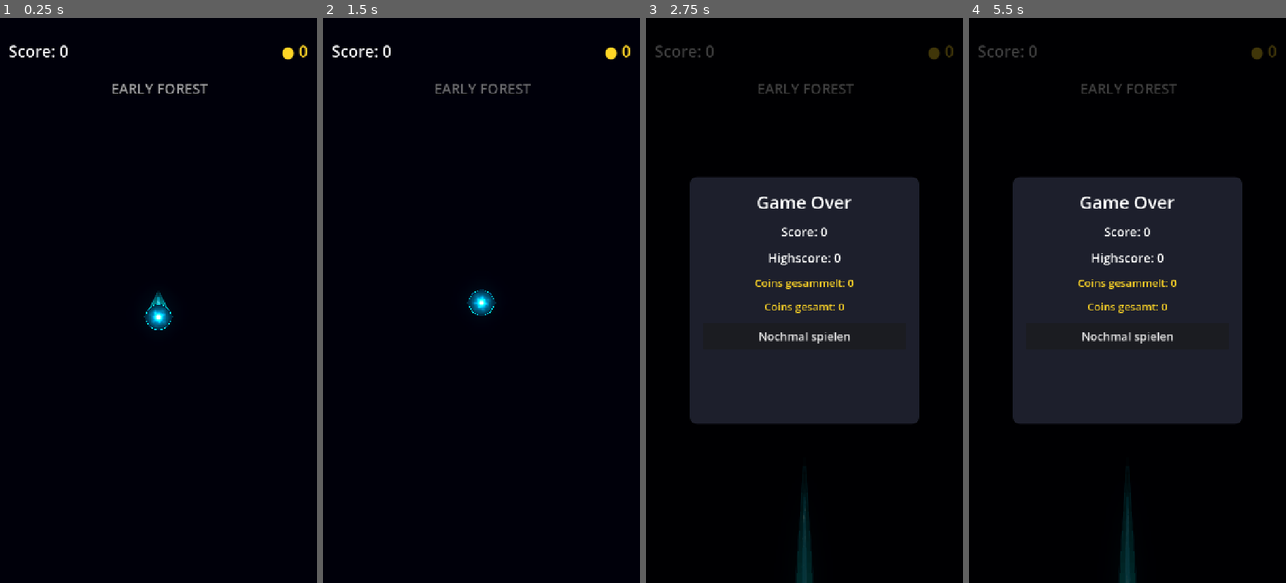
Above: before the commit, frames 1-4 (left to right).
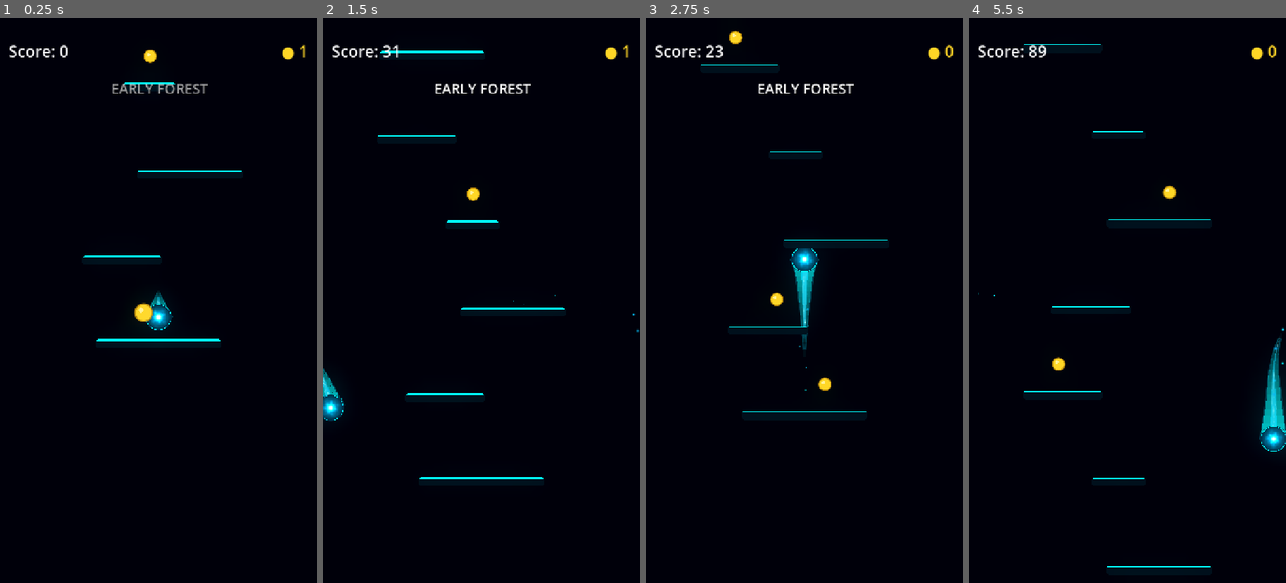
Above: after the commit, the same moments.

Repository: Kryodo/TowerJump
Game: Godot game, scene res://scenes/main.tscn
Same seed, same stepped clock (60 frames per second), same inputs: the game is played once before the commit and once after it.
Inputs (mouse positions are in pixels of both pictures, inside the frame that each line leads up to):
- Up to frame 1 (0.25 s): no input
- Up to frame 2 (1.5 s): move the mouse to (551, 272) at 0.52 s; hold Right (ui_right) 0.53-1.25 s; click (551, 272) at 0.67 s; click (481, 334) at 1.25 s, where only the run before the commit has a clickable "Nochmal spielen"
- Up to frame 3 (2.75 s): click (804, 362) at 2 s, where only the run after the commit has a clickable "Nochmal spielen"
- Up to frame 4 (5.5 s): click (1127, 334) at 2.75 s, where only the run before the commit has a clickable "Nochmal spielen"; drag from (1064, 328) to (1111, 413) at 3.52 s; move the mouse to (1159, 176) at 4.27 s; hold Left (ui_left) 4.28-5 s; drag from (1111, 413) to (1032, 215) at 5.02 s

The runs differ from the first frame. In frame 1, 0.7% of the frame differs, in the area x 26-98%, y 4-58%; in frame 2, 1.8%; in frame 3, 33%; in frame 4, 35%, in the area x 2-100%, y 4-100%.
Error before the commit: Parse Error: Cannot infer the type of "g" variable because the value doesn't have a set type. (res://scripts/platform.gd:330)

Commit message:
Fix platform landing target type inference

Diff:
--- a/scripts/platform.gd
+++ b/scripts/platform.gd
@@ -327,22 +327,22 @@
 		var approach_range := 300.0
 
 		if dy > 0.0 and dy < approach_range:
-			var g := ball.gravity
-			var vy := ball.velocity.y
-			var discriminant := vy * vy + 2.0 * g * dy
+			var g: float = float(ball.gravity)
+			var vy: float = float(ball.velocity.y)
+			var discriminant: float = vy * vy + 2.0 * g * dy
 
 			if discriminant >= 0.0:
-				var t := (-vy + sqrt(discriminant)) / g
-				var predicted_x := ball.global_position.x + ball.velocity.x * t
+				var t: float = (-vy + sqrt(discriminant)) / g
+				var predicted_x: float = ball.global_position.x + ball.velocity.x * t
 
 				# Account for screen wrap when predicting the landing position.
-				var screen_width := get_viewport_rect().size.x
+				var screen_width: float = float(get_viewport_rect().size.x)
 				if predicted_x < 0.0:
 					predicted_x = fmod(predicted_x, screen_width) + screen_width
 				elif predicted_x > screen_width:
 					predicted_x = fmod(predicted_x, screen_width)
 
-				var local_x := predicted_x - global_position.x
+				var local_x: float = predicted_x - global_position.x
 				var landing_margin := 18.0
 
 				if local_x >= -half_width() - landing_margin and local_x <= half_width() + landing_margin:
